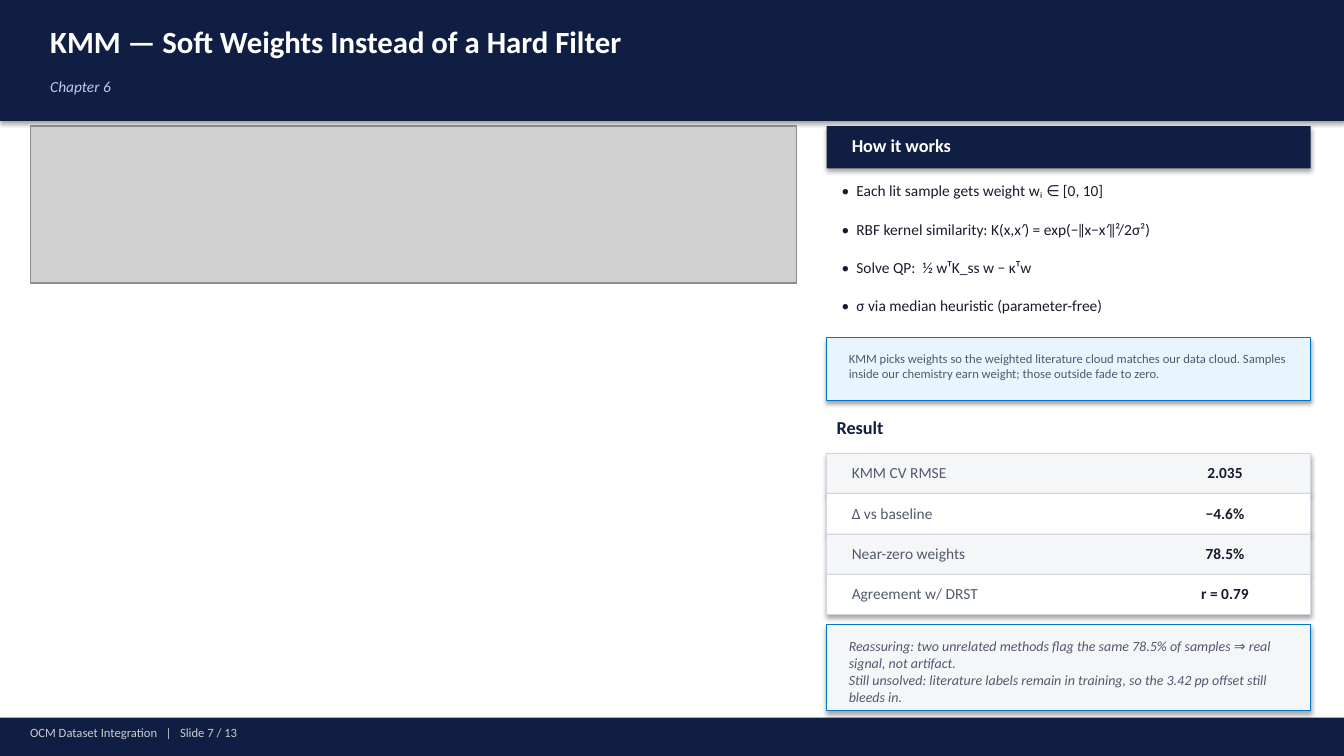
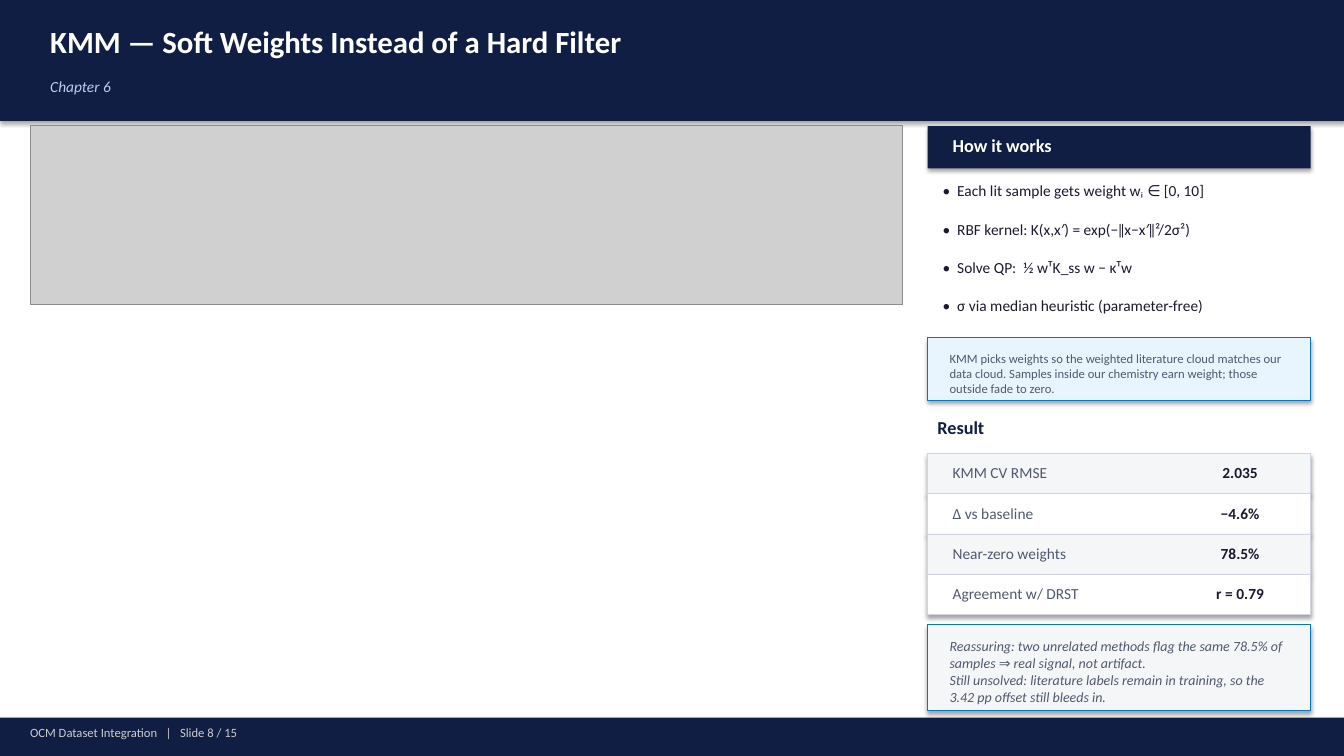
Before and after one commit to ParthN9i4/OCM-Dataset-JAIST, a slide deck: slide 8 of ocm_presentation.pptx (slide 7 before the commit). Drawn at 1344x756 pixels with LibreOffice and Linux fonts; fonts in the diff are those of the drawing; grey boxes stand for pictures. Boxes give left, top, right and bottom in pixels: in the first picture for what was removed or moved away, otherwise in the second. Text is boxed around its words. In the diff, an @@ line names an element or a change of style, - is before the commit and + after.

```diff
--- a/ocm_presentation.pptx
+++ b/ocm_presentation.pptx
@@ picture: place and size @@
-picture at [30,126,797,283]
+picture at [30,126,902,304]
@@ rectangle: place and size @@
-rectangle at [827,126,1311,168]
+rectangle at [928,126,1311,168]
@@ text "How it works": place and size @@
-text "How it works" at [852,139,950,152]
+text "How it works" at [953,139,1051,152]
@@ text "• Each lit sample gets ...": place and size @@
-text "• Each lit sample gets ..." at [856,185,1103,199]
+text "• Each lit sample gets ..." at [957,185,1204,199]
@@ text at [957,223,1190,238]: text changed @@
-• RBF kernel similarity: K(x,x′) = exp(−‖x−x′‖²/2σ²)
+• RBF kernel: K(x,x′) = exp(−‖x−x′‖²/2σ²)
@@ text "• Solve QP: ½ wᵀK_ss ...": place and size @@
-text "• Solve QP: ½ wᵀK_ss ..." at [856,261,1032,275]
+text "• Solve QP: ½ wᵀK_ss ..." at [957,261,1133,275]
@@ text "• σ via median heuristic ...": place and size @@
-text "• σ via median heuristic ..." at [856,300,1102,314]
+text "• σ via median heuristic ..." at [957,300,1203,314]
@@ rectangle: place and size @@
-rectangle at [827,338,1311,400]
+rectangle at [928,338,1311,400]
@@ text "KMM picks weights so the ..." rewrapped from [849,354,1286,380] to [950,354,1282,393] @@
@@ text "Result": place and size @@
-text "Result" at [837,421,884,434]
+text "Result" at [937,421,984,434]
@@ rectangle: place and size @@
-rectangle at [827,454,1311,494]
+rectangle at [928,454,1311,494]
@@ text "KMM CV RMSE": place and size @@
-text "KMM CV RMSE" at [852,468,946,478]
+text "KMM CV RMSE" at [953,468,1047,478]
@@ text "2.035": place and size @@
-text "2.035" at [1207,468,1242,478]
+text "2.035" at [1222,468,1257,478]
@@ rectangle: place and size @@
-rectangle at [827,494,1311,534]
+rectangle at [928,494,1311,534]
@@ text "Δ vs baseline": place and size @@
-text "Δ vs baseline" at [852,508,932,519]
+text "Δ vs baseline" at [953,508,1033,519]
@@ text "−4.6%": place and size @@
-text "−4.6%" at [1206,508,1245,519]
+text "−4.6%" at [1221,508,1260,519]
@@ rectangle: place and size @@
-rectangle at [827,534,1311,575]
+rectangle at [928,534,1311,575]
@@ text "Near-zero weights": place and size @@
-text "Near-zero weights" at [852,548,966,562]
+text "Near-zero weights" at [953,548,1066,562]
@@ text "78.5%": place and size @@
-text "78.5%" at [1206,548,1245,559]
+text "78.5%" at [1221,548,1260,559]
@@ rectangle: place and size @@
-rectangle at [827,575,1311,615]
+rectangle at [928,575,1311,615]
@@ text "Agreement w/ DRST": place and size @@
-text "Agreement w/ DRST" at [852,588,978,602]
+text "Agreement w/ DRST" at [953,588,1078,602]
@@ text "r = 0.79": place and size @@
-text "r = 0.79" at [1201,589,1249,599]
+text "r = 0.79" at [1216,589,1264,599]
@@ rectangle: place and size @@
-rectangle at [827,625,1311,711]
+rectangle at [928,625,1311,711]
@@ text "Reassuring: two unrelated methods flag ..." rewrapped from [849,641,1271,702] to [950,641,1282,704] @@
@@ text at [30,728,237,739]: text changed @@
-OCM Dataset Integration | Slide 7 / 13
+OCM Dataset Integration | Slide 8 / 15
```
Also in this commit, not shown: 11 other slides changed, 3 slides added, 1 slide removed, 3 other files.
